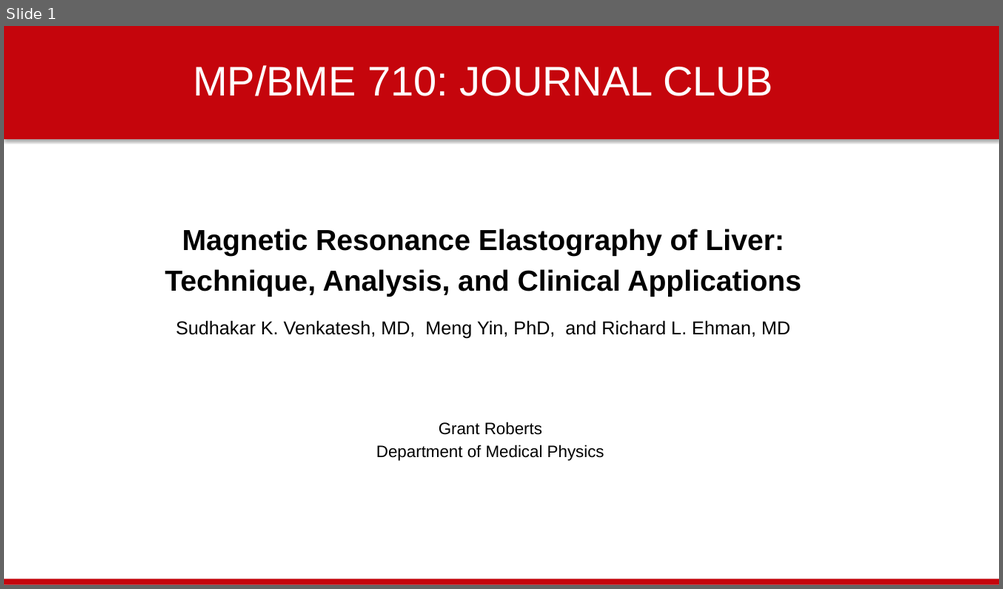
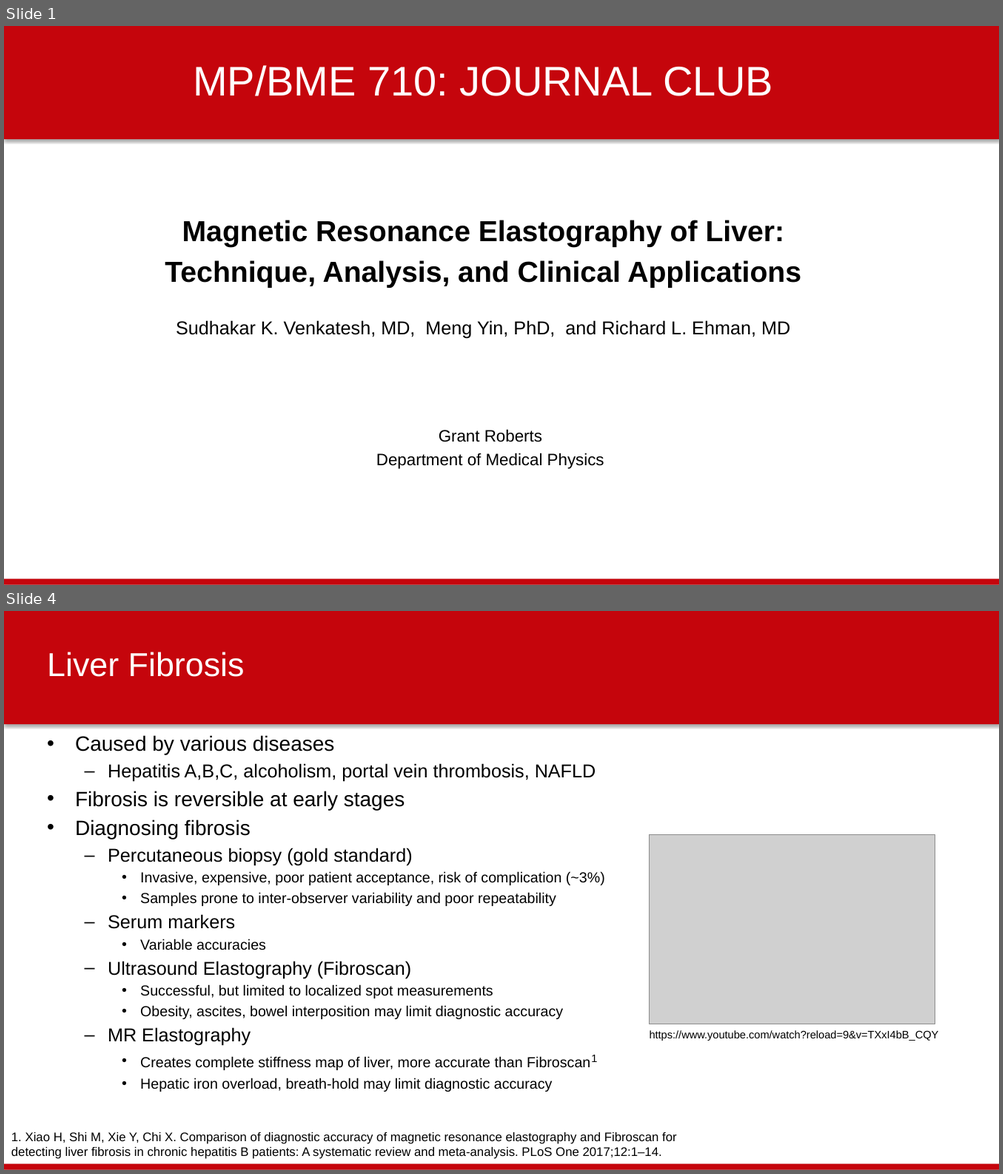
Before and after one commit to gsroberts1/MP710, a slide deck: Journal Club/Phase-Contrast and Elastography/MRE - Grant Roberts.pptx. Shown one above the other, each under a label of ours: slide 1 before the commit, slides 1 and 4 after it; the slides between them are not shown. The pictures are 1003x589 and 1003x1174 pixels, drawn with LibreOffice and Linux fonts; fonts in the diff are those of the drawing; grey boxes stand for pictures; background and template pictures are left out. Boxes give left, top, right and bottom in pixels: in the first picture for what was removed or moved away, otherwise in the second. Text is boxed around its words. In the diff, an @@ line names an element or a change of style, - is before the commit and + after.

```diff
--- a/Journal Club/Phase-Contrast and Elastography/MRE - Grant Roberts.pptx
+++ b/Journal Club/Phase-Contrast and Elastography/MRE - Grant Roberts.pptx
@@ slide 4 added at <box>4,611,999,1170</box>, background #FFFFFF; not listed: 2 template elements that a slide beside it also shows @@
@@ title added at <box>47,652,244,677</box>, 32 pt, text #FFFFFF @@
+Liver Fibrosis
@@ text added at <box>75,735,605,1092</box>, 14 pt, text #000000 @@
+• Caused by various diseases
+  – Hepatitis A,B,C, alcoholism, portal vein thrombosis, NAFLD
+• Fibrosis is reversible at early stages
+• Diagnosing fibrosis
+  – Percutaneous biopsy (gold standard)
+    • Invasive, expensive, poor patient acceptance, risk of complication (~3%)
+    • Samples prone to inter-observer variability and poor repeatability
+  – Serum markers
+    • Variable accuracies
+  – Ultrasound Elastography (Fibroscan)
+    • Successful, but limited to localized spot measurements
+    • Obesity, ascites, bowel interposition may limit diagnostic accuracy
+  – MR Elastography
+    • Creates complete stiffness map of liver, more accurate than Fibroscan1
+    • Hepatic iron overload, breath-hold may limit diagnostic accuracy
@@ picture added at <box>649,834,934,1025</box> @@
@@ text added at <box>649,1031,939,1041</box>, 10.5 pt, text #000000 @@
+https://www.youtube.com/watch?reload=9&v=TXxI4bB_CQY
@@ text added at <box>11,1133,677,1159</box>, 12 pt, text #000000 @@
+1. Xiao H, Shi M, Xie Y, Chi X. Comparison of diagnostic accuracy of magnetic resonance elastography and Fibroscan for detecting liver fibrosis in chronic hepatitis B patients: A systematic review and meta-analysis. PLoS One 2017;12:1–14.
@@ slide 1 changed as well @@
@@ text "Magnetic Resonance Elastography of Liver:": place and size @@
-text "Magnetic Resonance Elastography of Liver:" at <box>165,229,801,297</box>
+text "Magnetic Resonance Elastography of Liver:" at <box>165,220,801,288</box>
@@ text "Grant Roberts": place and size @@
-text "Grant Roberts" at <box>376,422,604,461</box>
+text "Grant Roberts" at <box>376,429,604,469</box>
```
Also in this commit, not shown: 1 other slide changed, 12 other slides added, 3 slides removed, 1 other file.
